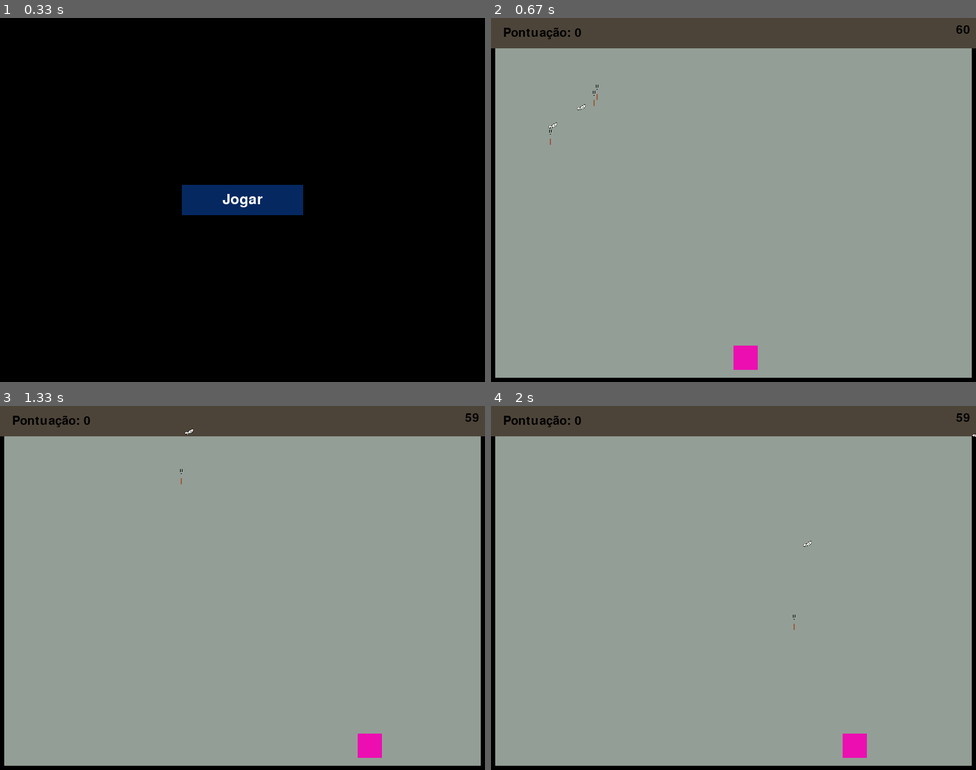
Above: before the commit, frames 1-4 (two rows, left to right).
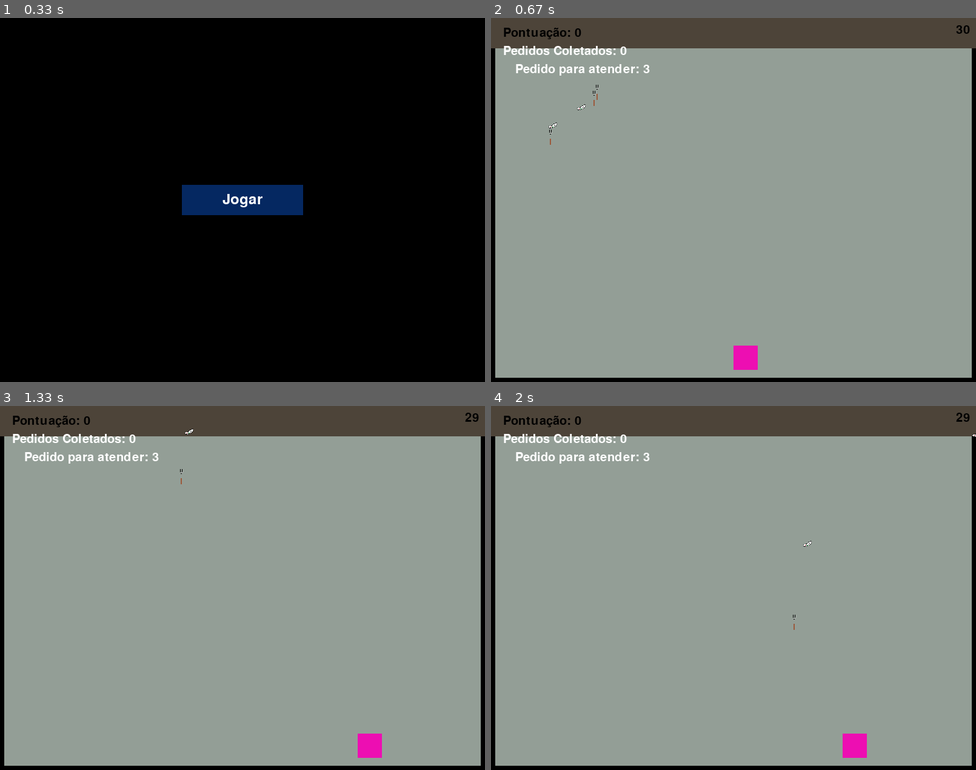
Above: after the commit, the same moments.

Repository: WesleyGCO/Pizza-Panic
Game: pygame game, started from src/main.py
The game is run twice, just before and just after one commit, with the same random seed, the same clock (stepped at 60 frames per second) and the same inputs.
Inputs (mouse positions are in pixels of both pictures, inside the frame that each line leads up to):
- Up to frame 1 (0.33 s): no input
- Up to frame 2 (0.67 s): click "Jogar" at 0.38 s
- Up to frame 3 (1.33 s): hold Right 0.67-1.13 s; move the mouse to (223, 602) at 0.7 s; hold Right from 1.17 s (still down)
- Up to frame 4 (2 s): release Right at 1.63 s; hold Left from 1.67 s (still down)

Frame 1 is identical in both runs. In frame 2, 0.6% of the frame differs, in the area x 2-98%, y 2-16%; in frame 3, 0.6%, in the area x 2-98%, y 1-16%; in frame 4, 0.6%.

Commit message:
Alterações gerais do projeto

Diff:
--- a/src/data/Fase.py
+++ b/src/data/Fase.py
@@ -5,6 +5,7 @@
         self.personagem = personagem
         self.itens_ruins = itens_ruins
         self.tempo_inicial = tempo_inicial
+        self.pedido_coletado = 0
 
     def concluir(self):
         self.concluida = True
@@ -13,3 +14,6 @@
     def resetar(self):
         self.concluida = False
         print(f"Fase {self.numero} resetada")
+
+    def adicionar_pedido_coletado(self):
+        self.pedido_coletado += 1
--- /dev/null
+++ b/src/data/FaseUm.py
@@ -0,0 +1,15 @@
+from data.Fase import Fase
+
+class FaseUm(Fase):
+    def __init__(self, numero, personagem, itens_ruins, tempo_inicial):
+        super().__init__(numero, personagem, itens_ruins, tempo_inicial)
+        self.pedido = 3
+
+    def init():
+        pass
+
+    def concluir(self):
+        return super().concluir()
+
+    def resetar(self):
+        return super().resetar()
--- a/src/data/Objeto.py
+++ b/src/data/Objeto.py
@@ -30,3 +30,6 @@
 
     def pontuacao(self):
         pass
+
+    def contar_pedido(self):
+        return 1
--- a/src/logic/FaseService.py
+++ b/src/logic/FaseService.py
@@ -18,7 +18,7 @@
         print(f"Iniciando fase {self.fase_model.numero}")
         self.is_running = True
         while self.is_running:
-            self.fase_view.renderizar(self.fase_model, self.personagem_servico, self.tempo_servico, self.item_controller, self.jogo_servico)
+            self.fase_view.renderizar(self.fase_model, self.personagem_servico, self.tempo_servico, self.item_controller)
             self.handle_input()
             self.update()
 
@@ -36,8 +36,13 @@
             self.personagem_servico.andar_direita(self.fase_model.personagem, self.fase_view.tela_altura)
 
     def update(self):
+
+        if (self.fase_model.concluida == True):
+            self.is_running = False
+
         # Verificar colisão entre personagem e item
         for item in self.fase_model.itens_ruins:
             if self.item_controller.checa_colisao(self.fase_model.personagem, item):
                 self.personagem_servico.coletar_item(self.fase_model.personagem, item)
+                self.personagem_servico.contar_pedido(self.fase_model, item)
                 self.item_controller.reinicia_item_coletou(item)
--- a/src/logic/JogoService.py
+++ b/src/logic/JogoService.py
@@ -1,3 +1,5 @@
+from data.FaseUm import FaseUm
+from presentation.PlacarFaseUI import PlacarFaseUI
 import pygame # type: ignore
 
 from data.Fase import Fase
@@ -40,20 +42,23 @@
         pygame.quit()
 
     def iniciar_fase(self, numero_fase):
-        if numero_fase == 1:
-            faseModel = Fase(1, self.jogo_view.personagem, self.jogo_view.itens_ruins, self.jogo_model.tempo_inicial)
-            faseView = FaseUI(self.tela, self.tela_altura, self.tela_largura,
-                                self.jogo_view.fonte, self.jogo_model.relogio, self.jogo_model.posicao_x_texto, self.jogo_model.posicao_y_texto,
-                                self.jogo_model.gravidade)
-            faseController = FaseService(faseModel, faseView, self.jogo_servico)
-            faseController.iniciar()
+        self.prox_fase = False
+
+        while True:
+            if (numero_fase == 1):
+                faseModel = FaseUm(1, self.jogo_view.personagem, self.jogo_view.itens_ruins, 30)
+                faseView = FaseUI(self.tela, self.tela_altura, self.tela_largura,
+                                    self.jogo_view.fonte, self.jogo_model.relogio, self.jogo_model.posicao_x_texto, self.jogo_model.posicao_y_texto,
+                                    self.jogo_model.gravidade)
+                faseController = FaseService(faseModel, faseView, self.jogo_servico)
+                faseController.iniciar()
+
+                if (faseModel.concluida == True):
+                    self.prox_fase = True
+                    numero_fase = 2
+                    break
+
+            if (numero_fase == 2):
+                print("iniciar próxima fase")
+
     pygame.init()
-
-    def menu_borda(self, tela, tela_altura, tela_largura):
-        # Desenha a borda
-        pygame.draw.rect(tela, (0, 0, 0), (0, 0, tela_altura, tela_largura), 7)
-
-        self.menu_superior = pygame.Surface((tela_altura, 50))
-        self.menu_superior.fill((77, 68, 57))
-
-        tela.blit(self.menu_superior, (0, 0))
--- a/src/logic/PersonagemService.py
+++ b/src/logic/PersonagemService.py
@@ -1,5 +1,6 @@
 from data.Objeto import Objeto
 from data.Personagem import Personagem
+from data.Pizza import Pizza
 
 class PersonagemService:
 
@@ -28,3 +29,7 @@
     def pegar_itens_coletados(self, personagem):
         if isinstance(personagem, Personagem):
             return personagem.pegar_itens_coletados()
+
+    def contar_pedido(self, fase, item):
+        if isinstance(item, Pizza):
+            return fase.adicionar_pedido_coletado()
--- a/src/presentation/FaseUI.py
+++ b/src/presentation/FaseUI.py
@@ -1,4 +1,7 @@
-import pygame
+from presentation.PlacarFaseUI import PlacarFaseUI
+import pygame #type: ignore
+
+from presentation.MenuBordaUI import MenuBordaUI
 
 class FaseUI:
     def __init__(self, tela, tela_altura, tela_largura, fonte, relogio, posicao_x_texto, posicao_y_texto, gravidade):
@@ -10,11 +13,12 @@
         self.posicao_x_texto = posicao_x_texto
         self.posicao_y_texto = posicao_y_texto
         self.gravidade = gravidade
+        self.placar_fase_ui = PlacarFaseUI()
 
-    def renderizar(self, fase_model, personagem_servico, tempo_servico, item_servico, jogo_servico):
+    def renderizar(self, fase_model, personagem_servico, tempo_servico, item_servico):
         self.tela.fill((147, 158, 150))
 
-        jogo_servico.menu_borda(self.tela, self.tela_altura, self.tela_largura)
+        MenuBordaUI.menuBordaUI(self.tela, self.tela_altura, self.tela_largura)
 
         # Renderiza a borda do menu
         personagem_servico.desenhar_personagem(fase_model.personagem, self.tela)
@@ -28,5 +32,7 @@
             item_servico.movimento_item(item, self.gravidade)
             item_servico.reinicia_item_sumiu(item)
 
+        self.placar_fase_ui.renderizar(self.fonte, self.tela, fase_model.pedido_coletado, self.posicao_x_texto, self.posicao_y_texto + 30, fase_model)
+
         pygame.display.flip()
         self.relogio.tick(60)
--- /dev/null
+++ b/src/presentation/MenuBordaUI.py
@@ -0,0 +1,11 @@
+import pygame #type: ignore
+
+class MenuBordaUI:
+    def menuBordaUI(tela, tela_altura, tela_largura):
+            # Desenha a borda
+            pygame.draw.rect(tela, (0, 0, 0), (0, 0, tela_altura, tela_largura), 7)
+
+            menu_superior = pygame.Surface((tela_altura, 50))
+            menu_superior.fill((77, 68, 57))
+
+            tela.blit(menu_superior, (0, 0))
--- /dev/null
+++ b/src/presentation/PlacarFaseUI.py
@@ -0,0 +1,17 @@
+
+class PlacarFaseUI:
+
+    def renderizar(self, fonte, tela, pedidos_coletados, posicao_x, posicao_y, fase):
+        self.pedido = fase.pedido
+
+        texto = f"Pedidos Coletados: {pedidos_coletados}"
+        texto2 = f"Pedido para atender: {self.pedido}"
+
+        superficie_texto = fonte.render(texto, True, (255, 255, 255))
+        superficie_texto2 = fonte.render(texto2, True, (255, 255, 255))
+
+        tela.blit(superficie_texto, (posicao_x, posicao_y))
+        tela.blit(superficie_texto2, (posicao_x + 20, posicao_y + 30))
+
+        if (self.pedido == pedidos_coletados):
+            fase.concluida = True
Not shown, changed: src/README.md
